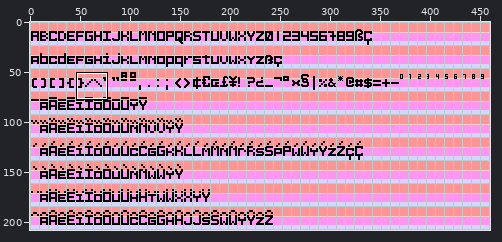
Two versions of one pixel-art file, src/eletromono_bold.aseprite. The first picture is a wide view before the edit; the outline marks the close-up.
Close-up. First the earlier version:
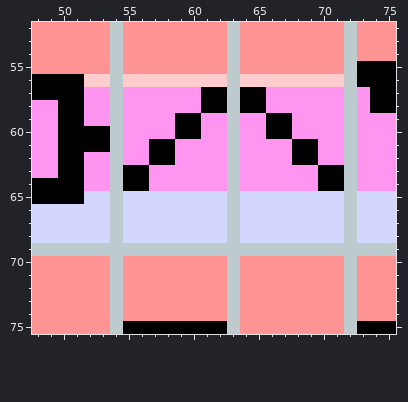
460x208 pixels, 1 frame. Shown: x 48..75, y 52..75. The commit also changed other parts of the picture, which this record leaves out.
After:
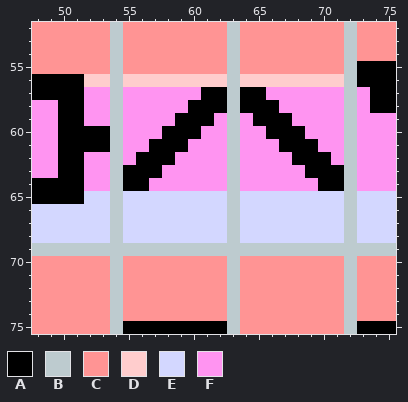
Palette (. is transparent): A #000000  B #bdcbcf  C #ff9494  D #ffcdcd  E #d3d7ff  F #ff94f1
Edits made:
{"where": "layer \"Fonts\""}
{"y":58,"x":60,"old":"F","new":"A"}
{"y":58,"x":66,"old":"F","new":"A"}
{"y":59,"x":61,"old":"F","new":"A"}
{"y":59,"x":65,"old":"F","new":"A"}
{"y":60,"x":58,"old":"F","new":"A"}
{"y":60,"x":68,"old":"F","new":"A"}
{"y":61,"x":59,"old":"F","new":"A"}
{"y":61,"x":67,"old":"F","new":"A"}
{"y":62,"x":56,"old":"F","new":"A"}
{"y":62,"x":70,"old":"F","new":"A"}
{"y":63,"x":57,"old":"F","new":"A"}
{"y":63,"x":69,"old":"F","new":"A"}
{"label":"changed","picture_box":[136,100,331,178]}
